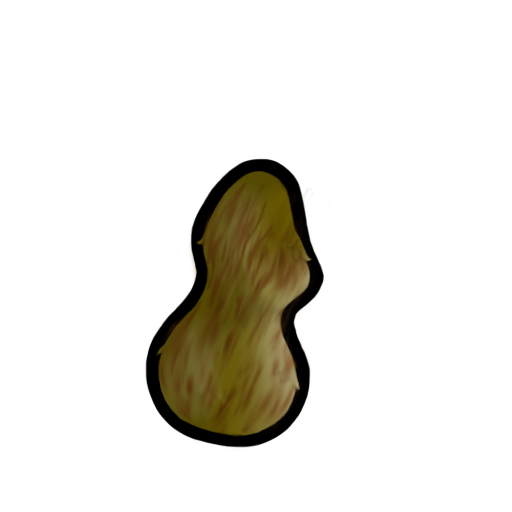
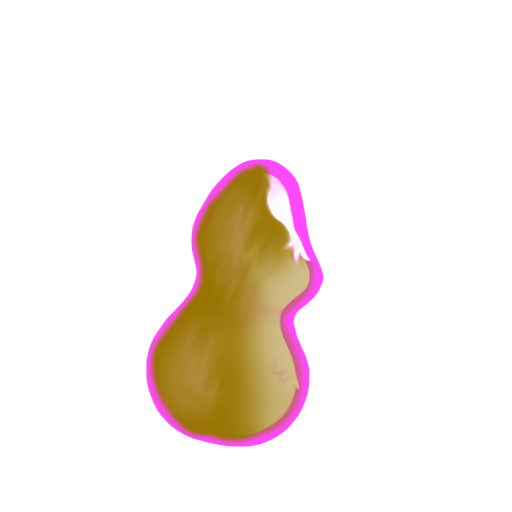
Layer changes from the first 512px x 512px image to the second:
showed "Tux", blend multiply → normal, painted on it over [145,158,322,451]
renamed "Solid" to "MottledFill", hid it over [145,158,322,451]
renamed "Brindle" to "MottledAccent", hid it over [156,179,332,438]
added group "base coat" with 4 layers above "white bg" over [145,158,332,451]
moved "Tufts_Female_east" into group "base coat" over [145,158,324,448]
hid "white bg" over [145,158,332,451]